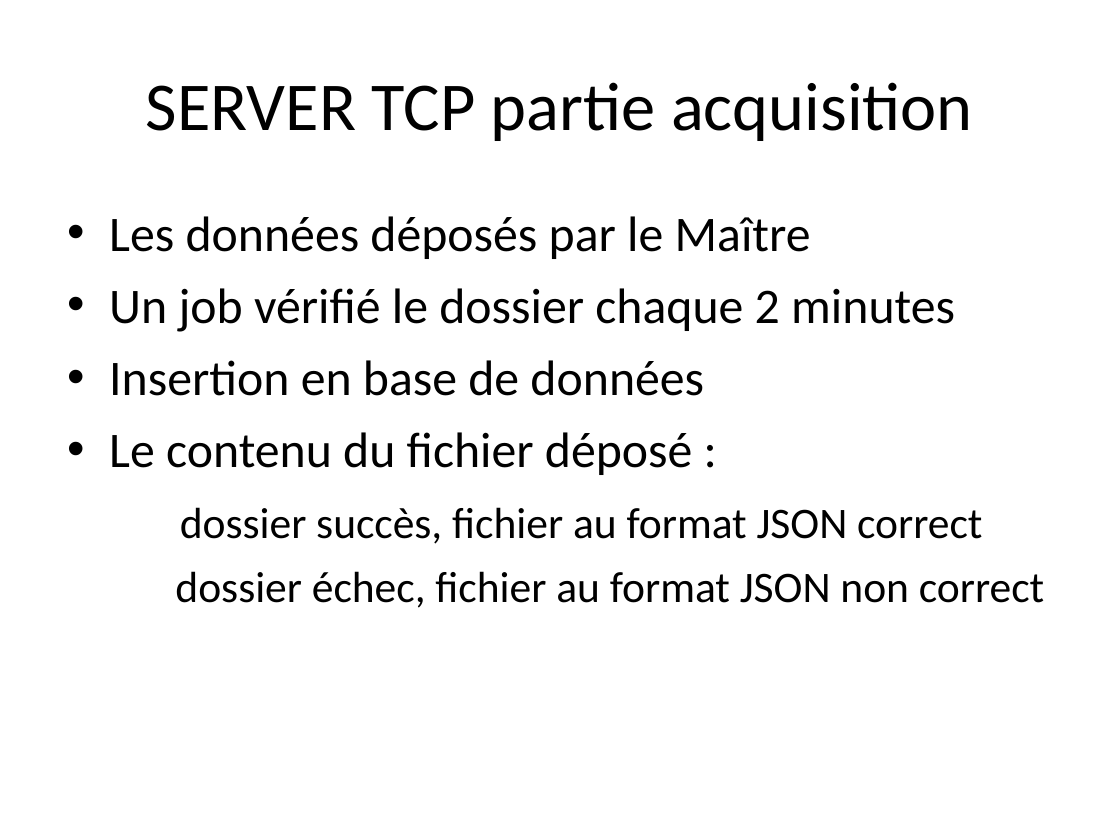
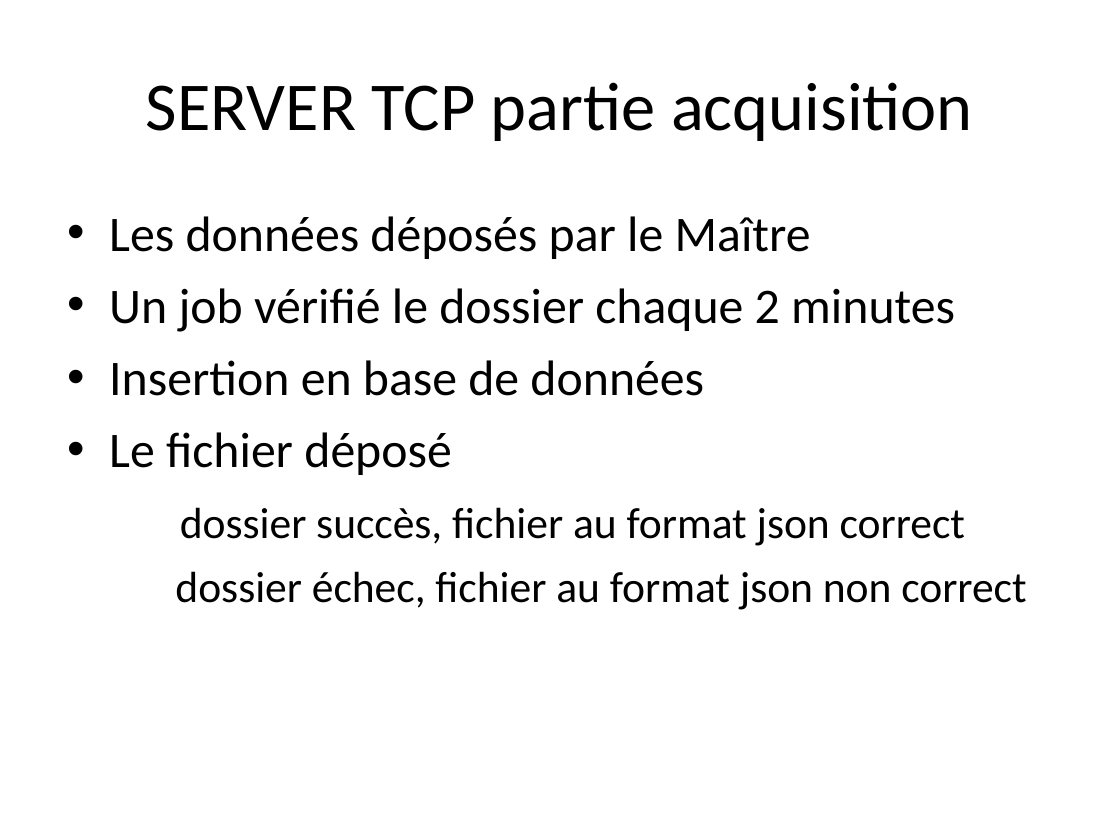
Before and after one commit to Krs-ceri/RaspberryPi, a slide deck: slide 9 of Presentation.odp (slide 8 before the commit). Drawn at 1120x840 pixels with LibreOffice and Linux fonts; fonts in the diff are those of the drawing. Boxes give left, top, right and bottom in pixels: in the first picture for what was removed or moved away, otherwise in the second. Text is boxed around its words. In the diff, an @@ line names an element or a change of style, - is before the commit and + after.

```diff
--- a/Presentation.odp
+++ b/Presentation.odp
@@ text at [109,432,1026,610]: text changed @@
-• Le contenu du fichier déposé :
-dossier succès, fichier au format JSON correct
-dossier échec, fichier au format JSON non correct
+• Le fichier déposé
+dossier succès, fichier au format json correct
+dossier échec, fichier au format json non correct
```
Also in this commit, not shown: 3 other slides changed, 2 slides added, 1 slide removed.
